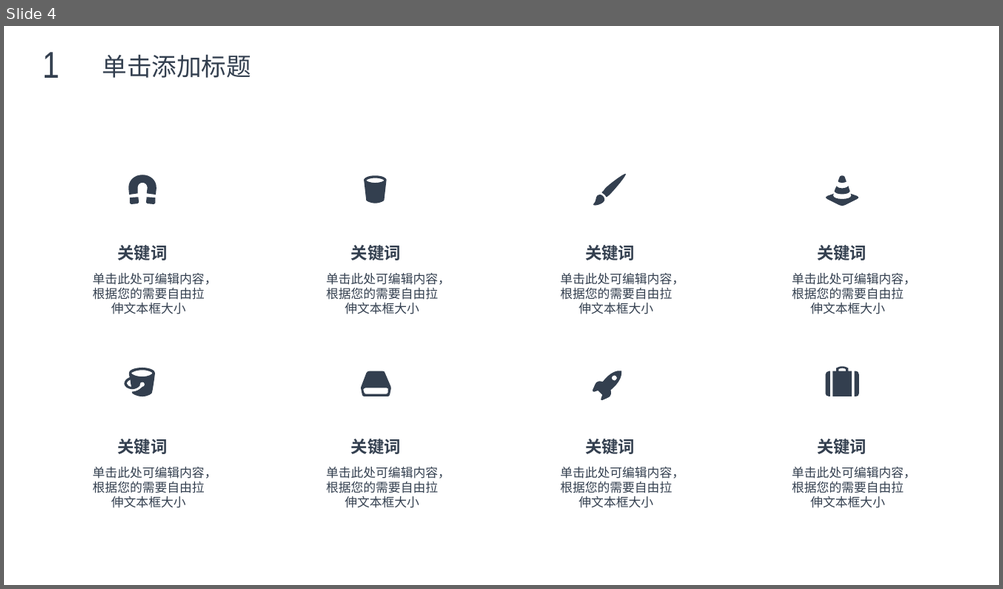
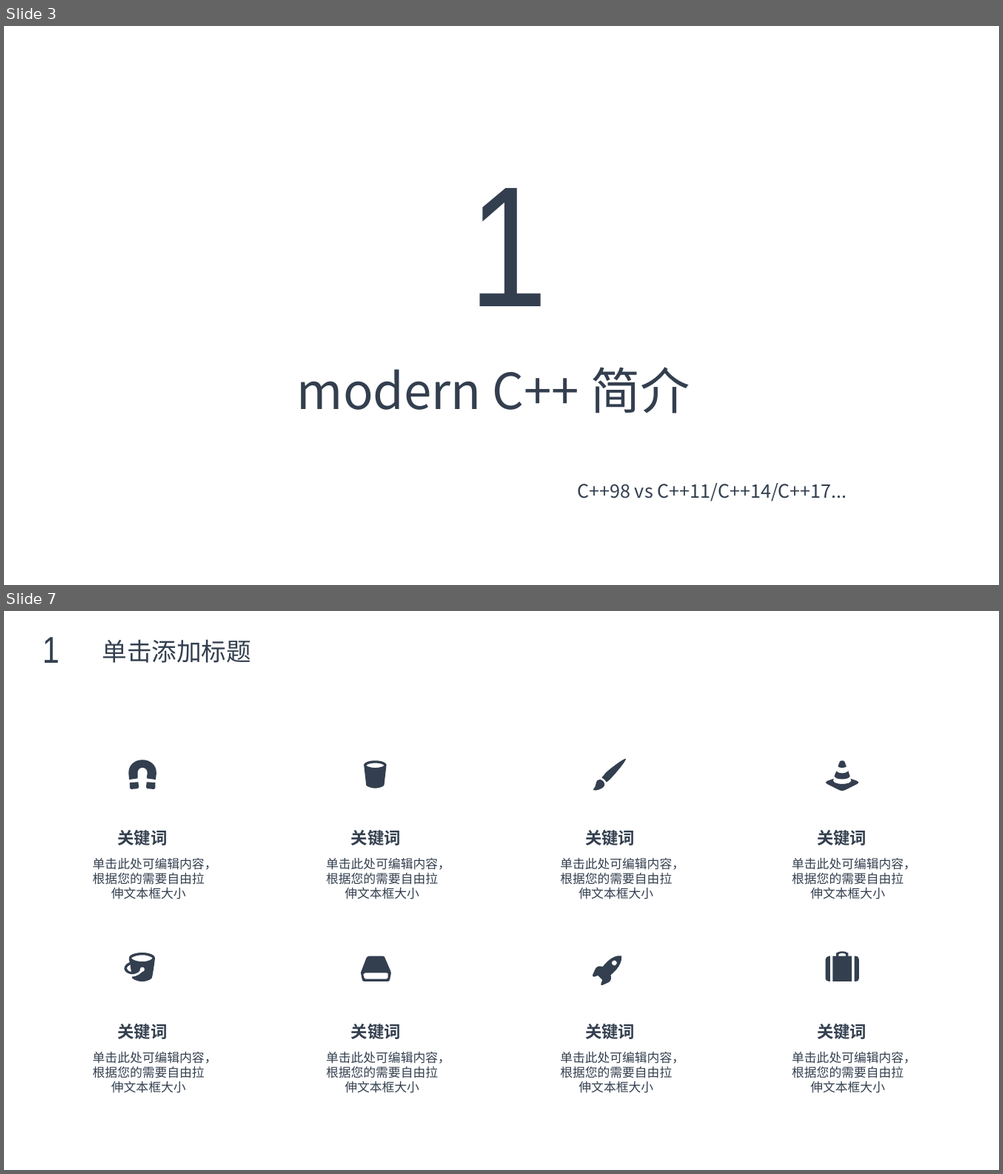
Before and after one commit to max4sharing/modern_cpp, a slide deck: C++11.pptx. Shown one above the other, each under a label of ours: slide 4 before the commit, slides 3 and 7 after it; the slides between them are not shown. The pictures are 1003x589 and 1003x1174 pixels, drawn with LibreOffice and Linux fonts; fonts in the diff are those of the drawing; background and template pictures are left out. Boxes give left, top, right and bottom in pixels: in the first picture for what was removed or moved away, otherwise in the second. Text is boxed around its words. In the diff, an @@ line names an element or a change of style, - is before the commit and + after.

```diff
--- a/C++11.pptx
+++ b/C++11.pptx
@@ slide 3 added at (4,26,999,585), background picture (left out) @@
@@ text added at (469,188,547,306), 166 pt, text #333F4F @@
+1
@@ text added at (297,367,689,414), 48 pt, text #333F4F @@
+modern C++ 简介
@@ text added at (577,483,847,502), 18 pt, text #333F4F @@
+C++98 vs C++11/C++14/C++17...
@@ what was slide 4 is now slide 7 @@
```
Also in this commit, not shown: 1 slide changed, 4 other slides added, 1 slide removed.
